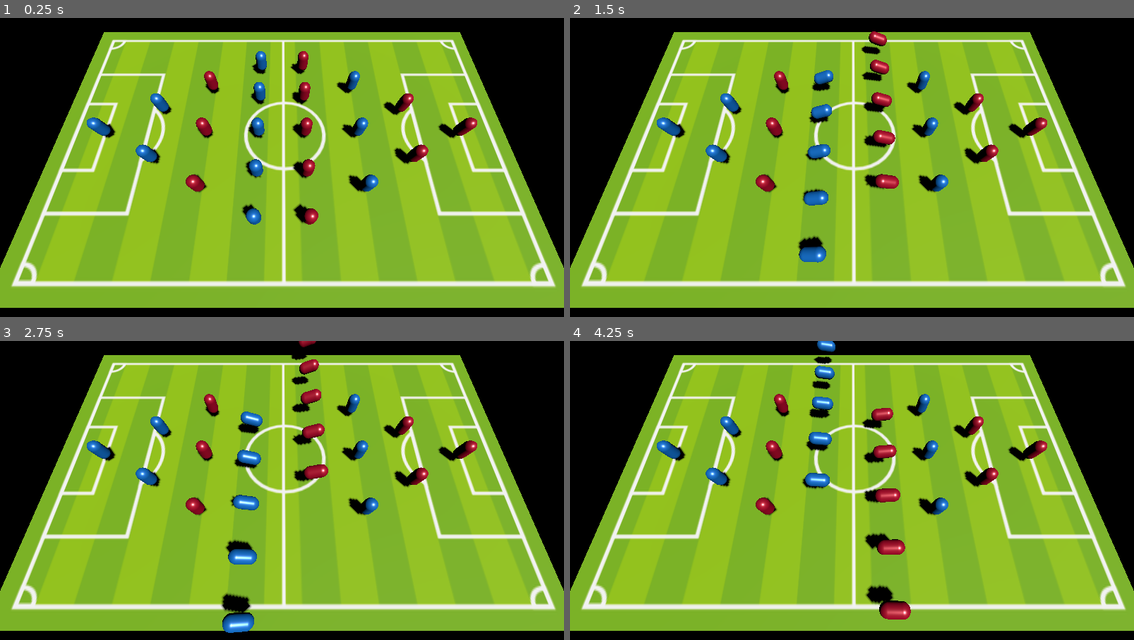
Above: before the commit, frames 1-4 (two rows, left to right).
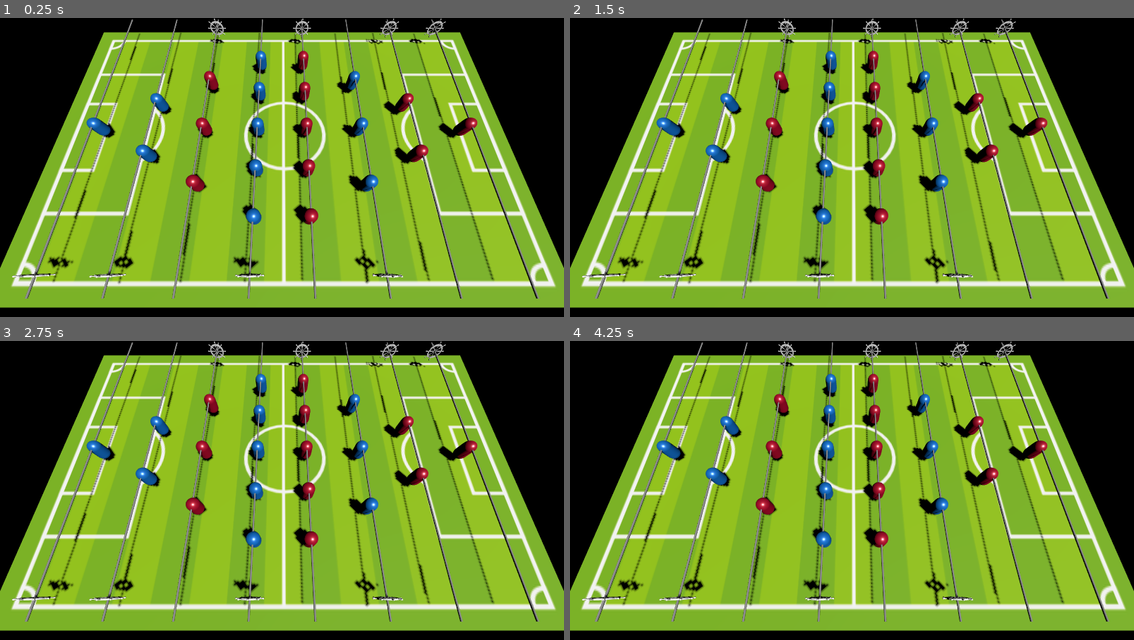
Above: after the commit, the same moments.

Repository: orbi8r/foosball-ai
Game: Godot game, scene res://scenes/main.tscn
Two runs of this game, one before a commit and one after it. Both use one fixed random seed, a clock stepped at 60 frames per second and the inputs below.
Inputs:
- Up to frame 1 (0.25 s): no input
- Up to frame 2 (1.5 s): tap Enter at 0.5 s; hold Right (ui_right) 0.53-1.28 s; hold Down (ui_down) from 1.28 s (still down)
- Up to frame 3 (2.75 s): tap Space at 2 s; release Down (ui_down) at 2.03 s; hold Right (ui_right) from 2.03 s (still down)
- Up to frame 4 (4.25 s): release Right (ui_right) at 2.78 s; hold Up (ui_up) 2.78-3.53 s; hold Left (ui_left) from 3.53 s (still down)

The runs differ from the first frame. In frame 1, 7.3% of the frame differs, in the area x 0-100%, y 0-97%; in frame 2, 10%; in frame 3, 11%, in the area x 0-100%, y 0-98%; in frame 4, 10%.

Commit message:
basic python godot io

Diff:
--- a/project.godot
+++ b/project.godot
@@ -14,6 +14,10 @@
 run/main_scene="res://scenes/main.tscn"
 config/features=PackedStringArray("4.4", "Forward Plus")
 
+[display]
+
+window/vsync/vsync_mode=0
+
 [file_customization]
 
 folder_colors={
@@ -23,3 +27,9 @@
 "res://scripts_py/": "blue",
 "res://texture/": "purple"
 }
+
+[rendering]
+
+anti_aliasing/quality/msaa_2d=2
+anti_aliasing/quality/msaa_3d=3
+anti_aliasing/quality/screen_space_aa=1
--- a/scenes/main.tscn
+++ b/scenes/main.tscn
@@ -66,7 +66,7 @@
 [node name="players" type="Marker3D" parent="."]
 transform = Transform3D(1, 0, 0, 0, 1, 0, 0, 0, 1, 0, 1.65476, 0)
 
-[node name="player_a" parent="players" instance=ExtResource("3_sugp2")]
+[node name="player_0" parent="players" instance=ExtResource("3_sugp2")]
 
-[node name="player_b" parent="players" instance=ExtResource("3_sugp2")]
+[node name="player_1" parent="players" instance=ExtResource("3_sugp2")]
 transform = Transform3D(-1, 0, -8.74228e-08, 0, 1, 0, 8.74228e-08, 0, -1, 0, 0, 0)
--- a/scenes/player.tscn
+++ b/scenes/player.tscn
@@ -1,7 +1,13 @@
-[gd_scene load_steps=3 format=3 uid="uid://cqsx636cbbte7"]
+[gd_scene load_steps=5 format=3 uid="uid://cqsx636cbbte7"]
 
 [ext_resource type="PackedScene" uid="uid://l8kf5y817ebt" path="res://scenes/foosmen.tscn" id="1_3vyb7"]
 [ext_resource type="Script" uid="uid://cv4w4sr1kujca" path="res://scripts_gd/player.gd" id="1_g2els"]
+[ext_resource type="PackedScene" uid="uid://evy2pfrcdt5u" path="res://model/steering_wheel.glb" id="3_qhqgy"]
+
+[sub_resource type="CylinderMesh" id="CylinderMesh_g2els"]
+top_radius = 0.05
+bottom_radius = 0.05
+height = 20.0
 
 [node name="player" type="Marker3D"]
 script = ExtResource("1_g2els")
@@ -11,6 +17,13 @@
 
 [node name="foosmen" parent="goalkeeper" instance=ExtResource("1_3vyb7")]
 
+[node name="rod" type="MeshInstance3D" parent="goalkeeper"]
+transform = Transform3D(1, 0, 0, 0, -4.37114e-08, -1, 0, 1, -4.37114e-08, 0, 0, 0)
+mesh = SubResource("CylinderMesh_g2els")
+
+[node name="Sketchfab_Scene" parent="goalkeeper/rod" instance=ExtResource("3_qhqgy")]
+transform = Transform3D(1.635, 0, 0, 0, -7.14681e-08, -1.635, 0, 1.635, -7.14681e-08, 0, 9, 0)
+
 [node name="defenders" type="Marker3D" parent="."]
 transform = Transform3D(1, 0, 0, 0, 1, 0, 0, 0, 1, -8.61933, 0, 0)
 
@@ -19,6 +32,13 @@
 
 [node name="foosmen2" parent="defenders" instance=ExtResource("1_3vyb7")]
 transform = Transform3D(1, 0, 0, 0, 1, 0, 0, 0, 1, 0, -0.478, -2)
+
+[node name="rod" type="MeshInstance3D" parent="defenders"]
+transform = Transform3D(1, 0, 0, 0, -4.37114e-08, -1, 0, 1, -4.37114e-08, 0, 0, 0)
+mesh = SubResource("CylinderMesh_g2els")
+
+[node name="Sketchfab_Scene" parent="defenders/rod" instance=ExtResource("3_qhqgy")]
+transform = Transform3D(1.635, 0, 0, 0, -7.14681e-08, -1.635, 0, 1.635, -7.14681e-08, 0, 9, 0)
 
 [node name="middle" type="Marker3D" parent="."]
 transform = Transform3D(1, 0, 0, 0, 1, 0, 0, 0, 1, -1.60446, 0, 0)
@@ -37,6 +57,13 @@
 [node name="foosmen5" parent="middle" instance=ExtResource("1_3vyb7")]
 transform = Transform3D(1, 0, 0, 0, 1, 0, 0, 0, 1, 0, -0.478, -6)
 
+[node name="rod" type="MeshInstance3D" parent="middle"]
+transform = Transform3D(1, 0, 0, 0, -4.37114e-08, -1, 0, 1, -4.37114e-08, 0, 0, 0)
+mesh = SubResource("CylinderMesh_g2els")
+
+[node name="Sketchfab_Scene" parent="middle/rod" instance=ExtResource("3_qhqgy")]
+transform = Transform3D(1.635, 0, 0, 0, -7.14681e-08, -1.635, 0, 1.635, -7.14681e-08, 0, 9, 0)
+
 [node name="strikers" type="Marker3D" parent="."]
 transform = Transform3D(1, 0, 0, 0, 1, 0, 0, 0, 1, 5.224, 0, 0)
 
@@ -47,3 +74,10 @@
 
 [node name="foosmen3" parent="strikers" instance=ExtResource("1_3vyb7")]
 transform = Transform3D(1, 0, 0, 0, 1, 0, 0, 0, 1, 0, -0.478, -4)
+
+[node name="rod" type="MeshInstance3D" parent="strikers"]
+transform = Transform3D(1, 0, 0, 0, -4.37114e-08, -1, 0, 1, -4.37114e-08, 0, 0, 0)
+mesh = SubResource("CylinderMesh_g2els")
+
+[node name="Sketchfab_Scene" parent="strikers/rod" instance=ExtResource("3_qhqgy")]
+transform = Transform3D(1.635, 0, 0, 0, -7.14681e-08, -1.635, 0, 1.635, -7.14681e-08, 0, 9, 0)
--- a/scripts_gd/main.gd
+++ b/scripts_gd/main.gd
@@ -1,9 +1,74 @@
 extends Node3D
 
-@onready var player_a: Marker3D = $players/player_a
-@onready var player_b: Marker3D = $players/player_b
+const ROW_COUNT = 4
+const DIR_COUNT = 4
+const INPUT_SIZE = 1 + ROW_COUNT * DIR_COUNT
+const OUTPUT_SIZE = ROW_COUNT * DIR_COUNT
 
+@onready var player_a: Marker3D = $players/player_0
+@onready var player_b: Marker3D = $players/player_1
+
+var udp: PacketPeerUDP
+var server_ip := "127.0.0.1"
+var server_port := 18233
+
+var real_start := false
+var player_a_color_set := false
+var player_b_color_set := false
 
 func _ready() -> void:
-	player_a.set_team_color(Color.DODGER_BLUE)
-	player_b.set_team_color(Color.CRIMSON)
+	print("[DEBUG GD] _ready: setting up UDP")
+	udp = PacketPeerUDP.new()
+	var bind_err = udp.bind(0)
+	if bind_err != OK:
+		push_error("UDP bind failed: %s" % bind_err)
+	# Set remote address
+	udp.set_dest_address(server_ip, server_port)
+	print("[DEBUG GD] UDP bound and set to %s:%d" % [server_ip, server_port])
+
+func _physics_process(_delta: float) -> void:
+	# Apply team colors once
+	if not player_a_color_set and player_a:
+		player_a.set_team_color(Color.DODGER_BLUE)
+		player_a_color_set = true
+	if not player_b_color_set and player_b:
+		player_b.set_team_color(Color.CRIMSON)
+		player_b_color_set = true
+
+	# Start per-tick I/O once both players ready
+	if not real_start and player_a_color_set and player_b_color_set:
+		real_start = true
+		print("[DEBUG GD] Initialization complete, starting UDP I/O")
+
+	# Per-tick UDP I/O
+	if real_start:
+		# send state for each player
+		for pid in [0, 1]:
+			var state = _pack_game_state(pid)
+			var req = {"player_id": pid, "state": state}
+			var msg = JSON.stringify(req) + "\n"
+			var send_err = udp.put_packet(msg.to_utf8_buffer())
+			if send_err != OK:
+				push_error("UDP send failed: %s" % send_err)
+		# process incoming packets
+		while udp.get_available_packet_count() > 0:
+			var pkt = udp.get_packet()
+			var resp_str = pkt.get_string_from_utf8()
+			var js2 = JSON.new()
+			if js2.parse(resp_str) == OK:
+				_unpack_and_apply(js2.get_data())
+
+func _pack_game_state(player_id: int) -> Array:
+	var arr = []
+	arr.append(player_id)
+	for i in range(INPUT_SIZE - 1):
+		arr.append(0.0)
+	return arr
+
+func _unpack_and_apply(resp: Dictionary) -> void:
+	var pid = int(resp.get("player_id", 0))
+	var out = resp.get("output", [])
+	if pid == 0:
+		player_a.apply_nn_output(out)
+	else:
+		player_b.apply_nn_output(out)
--- a/scripts_gd/player.gd
+++ b/scripts_gd/player.gd
@@ -13,16 +13,22 @@
 @export var move_speed = 10.0
 @export var rot_speed = 10.0
 
+const ROW_COUNT = 4
+const DIR_COUNT = 4
+
 func _ready() -> void:
 	set_team_color(Color.WHITE_SMOKE)
 
-func _process(delta):
-	handle_input(delta, 2)
+func _process(_delta):
+	pass
 
 func set_team_color(color: Color) -> void:
 	_team_color = color
 	for row in get_children():
 		for foosman in row.get_children():
+			# only color nodes named "foosmen*"
+			if not foosman.name.begins_with("foosmen"):
+				continue
 			var mesh = foosman.get_node("MeshInstance3D")
 			var mat = mesh.get_active_material(0).duplicate()
 			mat.albedo_color = color
@@ -31,19 +37,24 @@
 func get_team_color() -> Color:
 	return _team_color
 
-func handle_input(delta, foosmen_group):
-	var input = Vector3.ZERO
-	if Input.is_action_pressed("ui_up"):
-		input.z -= move_speed * delta
-	if Input.is_action_pressed("ui_down"):
-		input.z += move_speed * delta
-
-	rows[foosmen_group].translate(input)
-	var max_z = z_clamp[foosmen_group]
-	var t = rows[foosmen_group].transform
-	t.origin.z = clamp(t.origin.z, -max_z, max_z)
-	rows[foosmen_group].transform = t
-	if Input.is_action_pressed("ui_left"):
-		rows[foosmen_group].rotate_z(rot_speed * delta)
-	if Input.is_action_pressed("ui_right"):
-		rows[foosmen_group].rotate_z(-rot_speed * delta)
+func apply_nn_output(output: Array) -> void:
+	var delta = get_process_delta_time()
+	for row_idx in range(ROW_COUNT):
+		var base = row_idx * DIR_COUNT
+		var up = output[base]
+		var down = output[base + 1]
+		var left = output[base + 2]
+		var right = output[base + 3]
+		var dz = 0.0
+		if up:
+			dz -= move_speed * delta
+		if down:
+			dz += move_speed * delta
+		rows[row_idx].translate(Vector3(0, 0, dz))
+		var t = rows[row_idx].transform
+		t.origin.z = clamp(t.origin.z, -z_clamp[row_idx], z_clamp[row_idx])
+		rows[row_idx].transform = t
+		if left:
+			rows[row_idx].rotate_z(rot_speed * delta)
+		if right:
+			rows[row_idx].rotate_z(-rot_speed * delta)
Binary file added: model/steering_wheel.glb
Not shown, added: model/steering_wheel.glb.import
Not shown: 2 places in scenes/main.tscn that only renumber resources
Not shown, added: scripts_py/main.py
